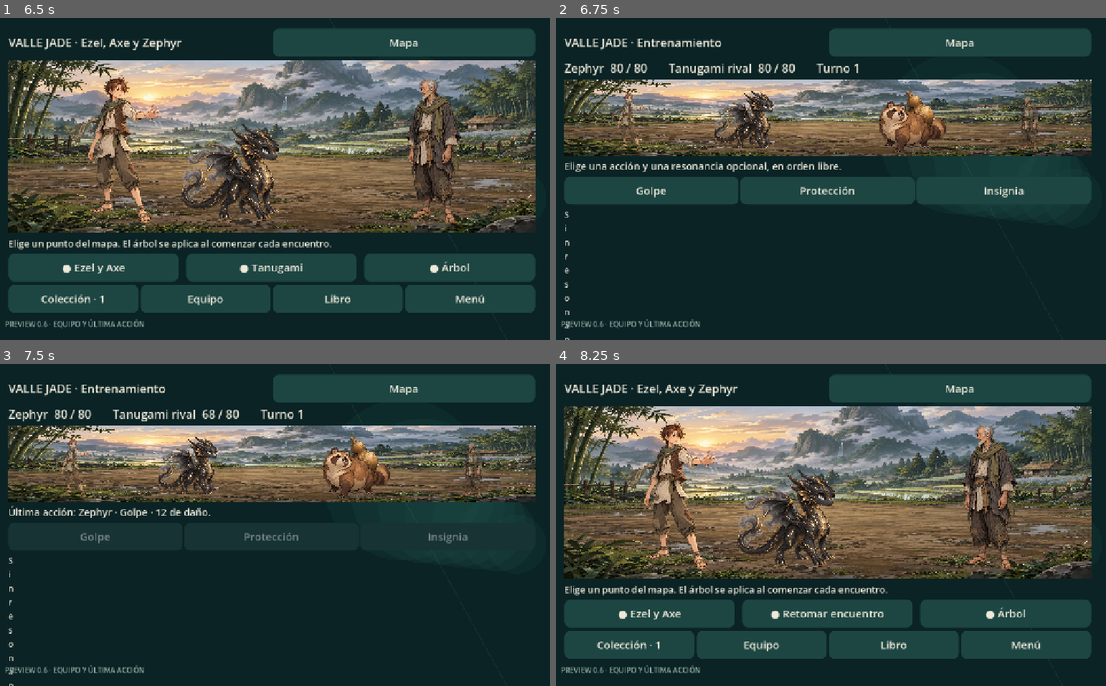
Above: before the commit, frames 1-4 (two rows, left to right).
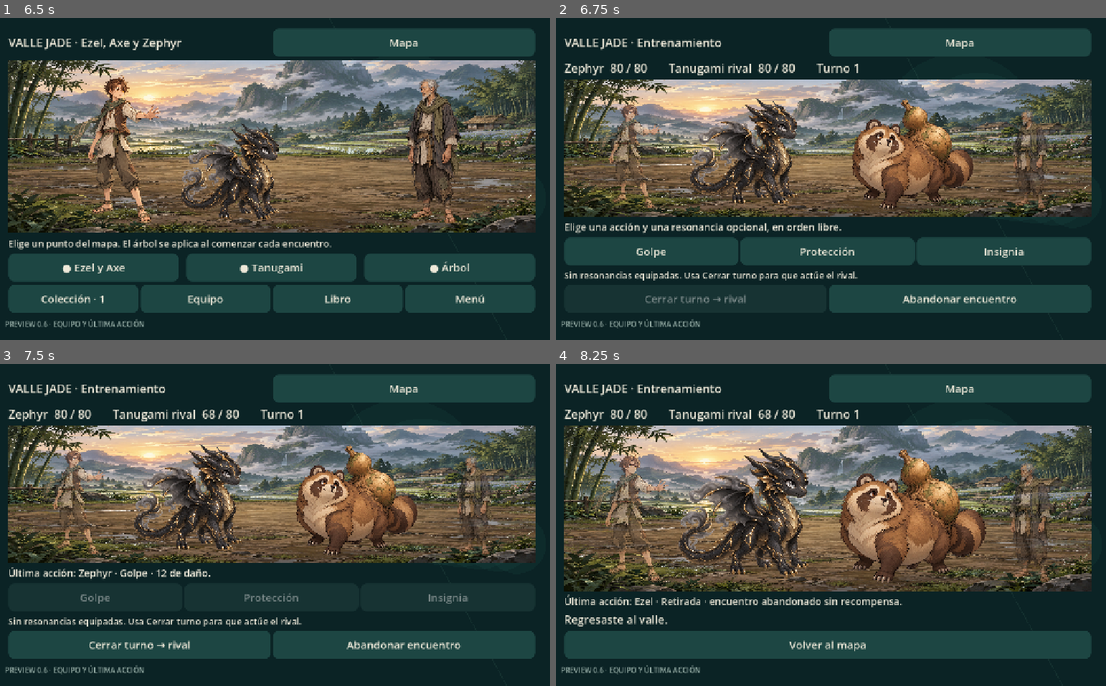
Above: after the commit, the same moments.

Repository: axenoban/karmany-monsta-android
Game: Godot game, scene res://scenes/main.tscn
Same seed, same stepped clock (60 frames per second), same inputs: the game is played once before the commit and once after it.
Inputs:
- Up to frame 1 (6.5 s): click "Comenzar viaje" at 0.5 s; click "Volver" at 1.25 s; click "Comenzar viaje" at 2 s; click "Comenzar" at 2.75 s; click "Entrar al valle jugable" at 3.5 s; click "Mapa" at 4.25 s; click "● Ezel y Axe" at 5 s; click "Entrar al valle" at 5.75 s
- Up to frame 2 (6.75 s): click "● Tanugami" at 6.5 s
- Up to frame 3 (7.5 s): click "Golpe" at 7.25 s
- Up to frame 4 (8.25 s): click "Mapa" (after the commit: "Abandonar encuentro") at 8 s

Frame 1 is identical in both runs. In frame 2, 49% of the frame differs, in the area x 1-98%, y 19-100%; in frame 3, 45%; in frame 4, 54%, in the area x 1-98%, y 6-92%.

Commit message:
Fix hidden rival-turn controls without resonances and make UI image capture explicitly opt-in

Diff:
--- a/data/build_info.json
+++ b/data/build_info.json
@@ -1 +1 @@
-{"version":"0.6.0","commit":"local","build":0,"stage":"Equipo y última acción"}
+{"version":"0.6.1","commit":"local","build":0,"stage":"Equipo y última acción"}
--- a/project.godot
+++ b/project.godot
@@ -2,7 +2,7 @@
 
 [application]
 config/name="Karmany Monsta · Preview"
-config/version="0.6.0"
+config/version="0.6.1"
 run/main_scene="res://scenes/main.tscn"
 config/features=PackedStringArray("4.7", "GL Compatibility")
 config/icon="res://assets/icon.svg"
--- a/scripts/trial_ui.gd
+++ b/scripts/trial_ui.gd
@@ -119,7 +119,9 @@
 		var resonances := HBoxContainer.new()
 		column.add_child(resonances)
 		if state.loadout.is_empty():
-			resonances.add_child(_label("Sin resonancias equipadas. Puedes prepararlas en el árbol para el próximo encuentro.", 20))
+			var hint := _label("Sin resonancias equipadas. Usa Cerrar turno para que actúe el rival.", 20)
+			hint.size_flags_horizontal = Control.SIZE_EXPAND_FILL
+			resonances.add_child(hint)
 		for id in state.loadout:
 			var chosen: String = id
 			var reason := encounter.reason("trainer", chosen)
--- /dev/null
+++ b/tests/no_resonance_flow_tests.gd
@@ -0,0 +1,76 @@
+extends SceneTree
+const Store = preload("res://scripts/save_store.gd")
+const Encounter = preload("res://scripts/trial_encounter.gd")
+const PATH := "user://no_resonance_ui_test.json"
+var checks := 0
+var failures := 0
+func _initialize() -> void: call_deferred("_run")
+func _check(value: bool, description: String) -> void:
+	checks += 1
+	if not value:
+		failures += 1
+		push_error("FAIL: " + description)
+func _trial(main: Node) -> Node:
+	return main.get_node("Page").get_child(0).get_child(1)
+func _button(main: Node, text: String) -> Button:
+	return _find_button(_trial(main), text)
+func _find_button(node: Node, text: String) -> Button:
+	if node is Button and node.text.begins_with(text): return node
+	for child in node.get_children():
+		var result := _find_button(child, text)
+		if result != null: return result
+	return null
+func _run() -> void:
+	root.size = Vector2i(1280, 720)
+	var app := root.get_node("App")
+	app.storage = Store.new(PATH)
+	app.profile = Store.defaults()
+	app.load_failed = false
+	app.start_trial()
+	app.profile.campaign.encounter.rolls = [0.1, 0.2, 0.3]
+	var packed: PackedScene = load("res://scenes/main.tscn")
+	var main := packed.instantiate()
+	root.add_child(main)
+	for large in [false, true]:
+		app.profile.settings.large_text = large
+		main._show("battle")
+		await process_frame
+		await process_frame
+		var trial := _trial(main)
+		var hint: Label = trial.column.get_child(5).get_child(0)
+		_check(hint.size.x > 500 and hint.size.y < 80, "empty-loadout hint wraps horizontally, large=%s" % large)
+		var finish := _button(main, "Cerrar turno")
+		_check(finish.get_global_rect().end.y < 690 and finish.size.y >= 58, "close-turn control stays visible, large=%s" % large)
+	app.profile.settings.large_text = false
+	main._show("battle")
+	await process_frame
+	_button(main, "Golpe").pressed.emit()
+	await process_frame
+	await process_frame
+	var close := _button(main, "Cerrar turno")
+	_check(not close.disabled and close.get_global_rect().end.y < 690, "after first attack, response control is visible and enabled")
+	close.pressed.emit()
+	await process_frame
+	_check(app.profile.campaign.encounter.round == 2 and app.profile.campaign.encounter.player_hp == 68, "real close-turn button executes rival response without trainer resonance")
+	_check(not _button(main, "Golpe").disabled, "next round accepts a Karmany action")
+	while app.profile.campaign.encounter.phase == "battle":
+		var encounter := Encounter.new()
+		encounter.restore(app.profile.campaign.encounter)
+		if encounter._turn().available("karmany"):
+			_button(main, "Insignia" if encounter.reason("karmany", "insignia").is_empty() else "Golpe").pressed.emit()
+		else:
+			_button(main, "Cerrar turno").pressed.emit()
+		await process_frame
+	_check(app.profile.campaign.encounter.phase == "capture", "UI-only battle without resonances reaches book phase")
+	var capture := _button(main, "Intentar vínculo")
+	_check(capture != null and not capture.disabled, "book continuation available after victory")
+	capture.pressed.emit()
+	await process_frame
+	_check(app.profile.campaign.encounter.phase == "captured" and app.profile.campaign.collection.size() == 1, "UI-only book attempt completes capture and collection")
+	_check(app.storage.load_profile().campaign.encounter.phase == "captured", "resolved outcome persists")
+	main.queue_free()
+	await process_frame
+	for suffix in ["", ".bak", ".tmp"]:
+		if FileAccess.file_exists(PATH + suffix): DirAccess.remove_absolute(PATH + suffix)
+	print("NO RESONANCE UI TESTS: %d checks, %d failures" % [checks, failures])
+	quit(1 if failures else 0)
--- a/tests/render_smoke.gd
+++ b/tests/render_smoke.gd
@@ -4,6 +4,14 @@
 	call_deferred("_run")
 
 func _run() -> void:
+	if OS.get_name() == "Android":
+		push_error("Las pruebas de imágenes solo se ejecutan en escritorio/CI.")
+		quit(1)
+		return
+	if "--allow-ui-review" not in OS.get_cmdline_user_args():
+		push_error("La revisión mediante imágenes requiere activación manual explícita.")
+		quit(1)
+		return
 	var app := root.get_node("App")
 	app.profile = SaveStore.defaults()
 	app.profile.journey.started = true
@@ -90,6 +98,16 @@
 	await process_frame
 	await RenderingServer.frame_post_draw
 	root.get_texture().get_image().save_png("res://build/screenshots/tanugami-ally.png")
+	app.trial_action("retreat")
+	app.profile.skill_tree.equipped = []
+	app.start_trial()
+	app.trial_action("karmany", "golpe")
+	for large in [false, true]:
+		app.profile.settings.large_text = large
+		main._show("battle")
+		await process_frame
+		await RenderingServer.frame_post_draw
+		root.get_texture().get_image().save_png("res://build/screenshots/no-resonance%s.png" % ("-large" if large else ""))
 	main.queue_free()
 	await process_frame
 	print("Rendered UI screens")
Not shown, changed: export_presets.cfg
Not shown, added: tests/no_resonance_flow_tests.gd.uid
Not shown, changed: .github/workflows/android-preview.yml
Not shown, changed: README.md
Not shown, added: ci/check_apk_privacy.py
Not shown, added: docs/CORRECCION_SIN_RESONANCIAS_08.md
Not shown, added: tests/test_apk_privacy.py
